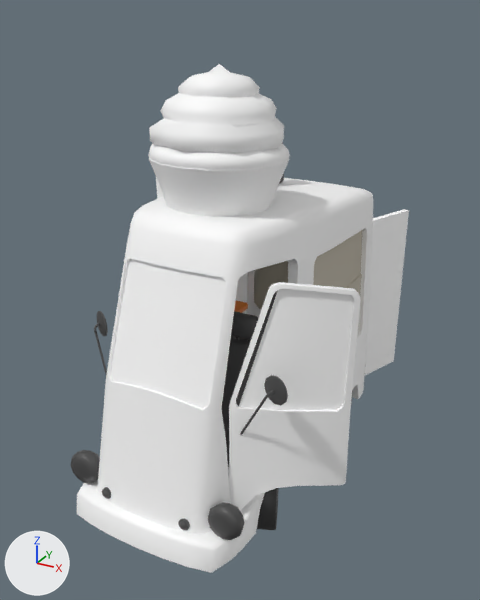
One commit to the FBX model Assets/Art/Models/Trucks/Cupcaketruck.fbx: the scene before it, then after it.
Camera for both pictures: a camera (50 mm lens) standing at (8.81, -1.77, 4.5) and looking at (5.87, 3.58, 1.83). The axes (+X, +Y, +Z) are drawn at lower left. The lights are the same throughout. Where no turn or scale is listed for an object, it has been applied to the vertices.

In view in the first picture: 'body_iceCreamTruckDetailsGlass_0.002'.
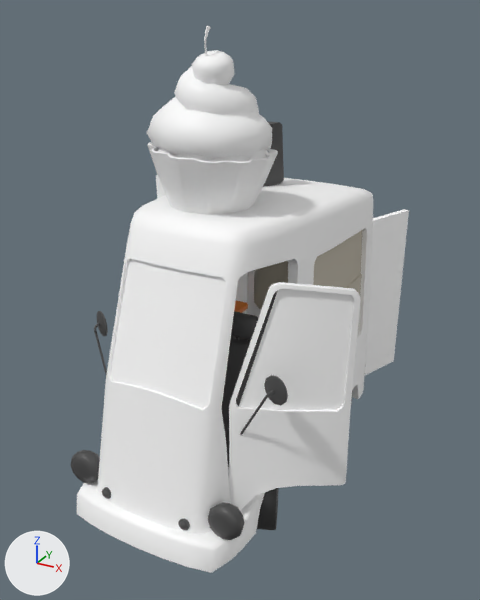
Changed parts and their boxes (x1, y1, x2, y2) in the pictures (480 x 600 px):
'body_iceCreamTruckDetailsGlass_0.002', reshaped (7% taller): before (71, 64, 409, 573); after (71, 26, 409, 573)
part 1 of me_013_0_13_003, rebuilt: before (149, 64, 284, 153); after (147, 66, 272, 159)
part 2 of me_013_0_13_003, added: after (192, 50, 235, 85)
part 3 of me_013_0_13_003, added: after (204, 26, 211, 56)
part 4 of me_013_0_13_003, built on: before (148, 144, 290, 216); after (148, 142, 278, 214)
part 5 of me_013_0_13_003, surface changed: before (238, 154, 290, 188); after (185, 154, 214, 162)

The change in detail:
me_013_0_13_003 is used by ob_body_icecreamtruckdetailsglass_0_002; location (5.88, 3.71, 0.22).
me_013_0_13_003 had 2955 vertices, 2990 faces and spanned x -1.4..1.51, y -2.03..2.17, z -0.28..3.86.
me_013_0_13_003 now has 3297 vertices, 3385 faces and spans x -1.4..1.51, y -2.03..2.17, z -0.28..4.16.
me_013_0_13_003 part 1: the loose piece of 81 vertices spanning x -0.61..0.57, y -1.06..0.12, z 3.17..3.86 is rebuilt with 148 vertices and now spans x -0.57..0.45, y -1.07..-0.03, z 3.1..3.92.
me_013_0_13_003 part 2: a new loose piece of 52 vertices spanning x -0.14..0.19, y -0.8..-0.45, z 3.66..3.97, in mat_truck (picture img_coloratlas_psd).
me_013_0_13_003 part 3: a new loose piece of 31 vertices spanning x -0.03..0.02, y -0.7..-0.64, z 3.92..4.16, in mat_truck (picture img_coloratlas_psd).
me_013_0_13_003 part 4: 24 vertices moved from x -0.02..0.59, y -1.09..0.08, z 2.67..3.19 to x -0.18..0.39, y -1.06..-0.78, z 3.14..3.29; 109 vertices removed from x -0.64..0.53, y -1.09..0.14, z 2.65..3.26; 301 vertices added at x -0.6..0.51, y -1.1..0.01, z 2.65..3.31.
me_013_0_13_003 part 5: 6 kept faces spanning x -0.02..0.23, y -1.02..-0.87, z 3.14..3.29 get new texture (UV) coordinates.
